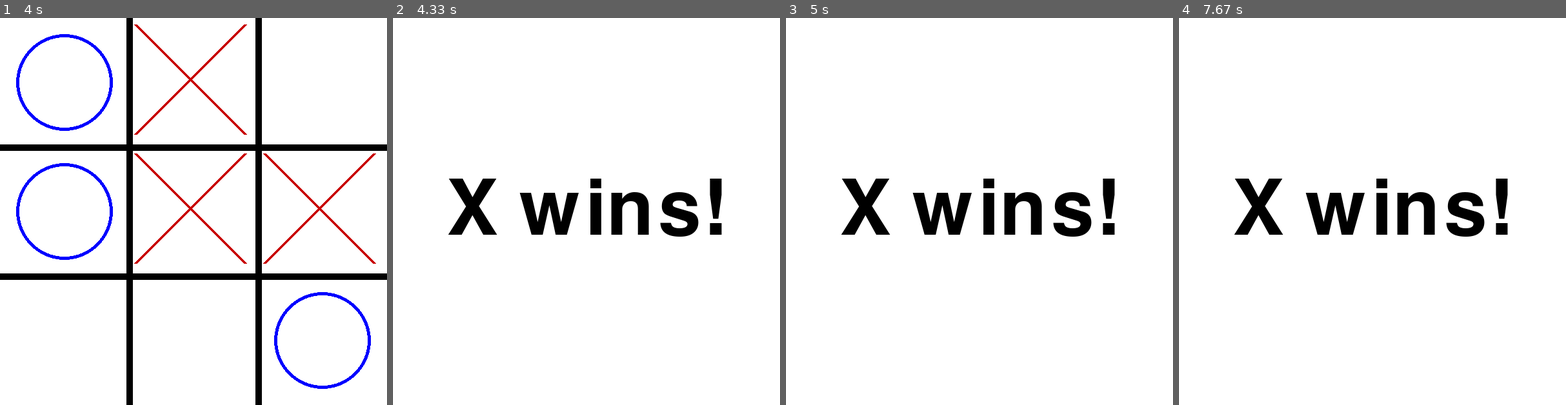
Above: before the commit, frames 1-4 (left to right).
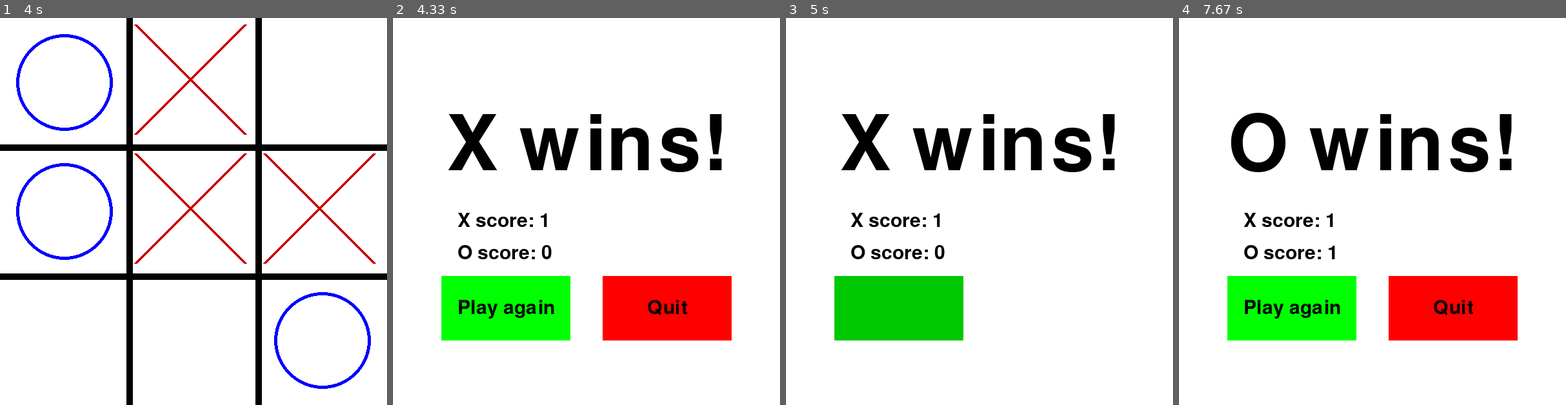
Above: after the commit, the same moments.

Repository: Chellus/TicTacToe_Pygame
Game: pygame game, started from main.py
Same seed, same stepped clock (60 frames per second), same inputs: the game is played once before the commit and once after it.
Inputs (mouse positions are in pixels of both pictures, inside the frame that each line leads up to):
- Up to frame 1 (4 s): click "Play!" at 0.38 s; click (239, 246) at 1.73 s; click (100, 134) at 2.05 s; click (181, 145) at 2.38 s; click (340, 358) at 2.72 s; click (270, 180) at 3.05 s; click (69, 250) at 3.72 s
- Up to frame 2 (4.33 s): click (586, 339) at 4.05 s
- Up to frame 3 (5 s): click (898, 308) at 4.42 s, where only the run after the commit has a clickable "Play again"
- Up to frame 4 (7.67 s): move the mouse to (1476, 254) at 5.5 s; click (1476, 254) at 5.72 s; click (1310, 87) at 6.12 s; click (1295, 242) at 6.45 s; click (1395, 319) at 6.78 s; click (1298, 118) at 7.12 s; click (1372, 211) at 7.45 s

Frame 1 is identical in both runs. In frame 2, 20% of the frame differs, in the area x 12-88%, y 24-84%; in frame 3, 14%; in frame 4, 20%.

Commit message:
Added restart option after one player wins or ties

Diff:
--- a/main.py
+++ b/main.py
@@ -18,6 +18,11 @@
 
 # fonts
 end_font = pygame.font.Font('freesansbold.ttf', 120)
+score_font = pygame.font.Font('freesansbold.ttf', 30)
+
+# score
+scoreX = 0
+scoreO = 0
 
 # create the window and the clock
 window = pygame.display.set_mode((window_w, window_h))
@@ -38,6 +43,13 @@
 def game_quit():
     pygame.quit()
     quit()
+
+# this function is to show the score of the players
+def show_score(x, y):
+    score_x = score_font.render("X score: " + str(scoreX), True, black)
+    score_o = score_font.render("O score: " + str(scoreO), True, black)
+    window.blit(score_x, (x, y))
+    window.blit(score_o, (x, y + 50))
 
 # this function returns 0 if there's no winner yet, 1 if the winner is the X and 2 if the winner is the O
 def check_winner():
@@ -117,9 +129,14 @@
 
 # main game loop
 def game_loop():
+    global turn
+    global scoreX
+    global scoreO
+
     running = True
-    global turn
+
     time.sleep(1)
+
     while running:
 
         window.fill(white)
@@ -158,6 +175,7 @@
         if check_winner() == 1:
             running = False
             winner = True
+            scoreX += 1
 
             while winner:
                 window.fill(white)
@@ -165,12 +183,18 @@
                 for event in pygame.event.get():
                     if event.type == pygame.QUIT:
                         winner = False
-                        break
+                        game_quit()
 
                 textSurface = end_font.render('X wins!', True, black)
                 textRect = textSurface.get_rect()
-                textRect.center = ((window_w / 2), (window_h / 2))
+                textRect.center = ((window_w / 2), (window_h / 2) - 100)
                 window.blit(textSurface, textRect)
+
+                show_score(100, 300)
+
+                button('Play again', 30, 75, 400, 200, 100, green, bright_green, restart)
+                button('Quit', 30, 325, 400, 200, 100, red, bright_red, game_quit)
+
                 pygame.display.update()
                 clock.tick(15)
 
@@ -180,6 +204,7 @@
         elif check_winner() == 2:
             running = False
             winner = True
+            scoreO += 1
 
             while winner:
                 window.fill(white)
@@ -187,12 +212,18 @@
                 for event in pygame.event.get():
                     if event.type == pygame.QUIT:
                         winner = False
-                        break
+                        game_quit()
 
                 textSurface = end_font.render('O wins!', True, black)
                 textRect = textSurface.get_rect()
-                textRect.center = ((window_w / 2), (window_h / 2))
+                textRect.center = ((window_w / 2), (window_h / 2) - 100)
                 window.blit(textSurface, textRect)
+
+                show_score(100, 300)
+
+                button('Play again', 30, 75, 400, 200, 100, green, bright_green, restart)
+                button('Quit', 30, 325, 400, 200, 100, red, bright_red, game_quit)
+
                 pygame.display.update()
                 clock.tick(15)
 
@@ -212,8 +243,14 @@
 
                 textSurface = end_font.render('Tie :(', True, black)
                 textRect = textSurface.get_rect()
-                textRect.center = ((window_w / 2), (window_h / 2))
+                textRect.center = ((window_w / 2), (window_h / 2) - 100)
                 window.blit(textSurface, textRect)
+
+                show_score(100, 300)
+
+                button('Play again', 30, 75, 400, 200, 100, green, bright_green, restart)
+                button('Quit', 30, 325, 400, 200, 100, red, bright_red, game_quit)
+
                 pygame.display.update()
                 clock.tick(15)
 
@@ -222,6 +259,16 @@
 
         pygame.display.update()
         clock.tick(30)
+
+# restart game function
+def restart():
+    global board
+    global turn
+    turn = 1
+    board = [[0, 0, 0],
+             [0, 0, 0],
+             [0, 0, 0]]
+    game_loop()
 
 # start menu function
 def intro():
